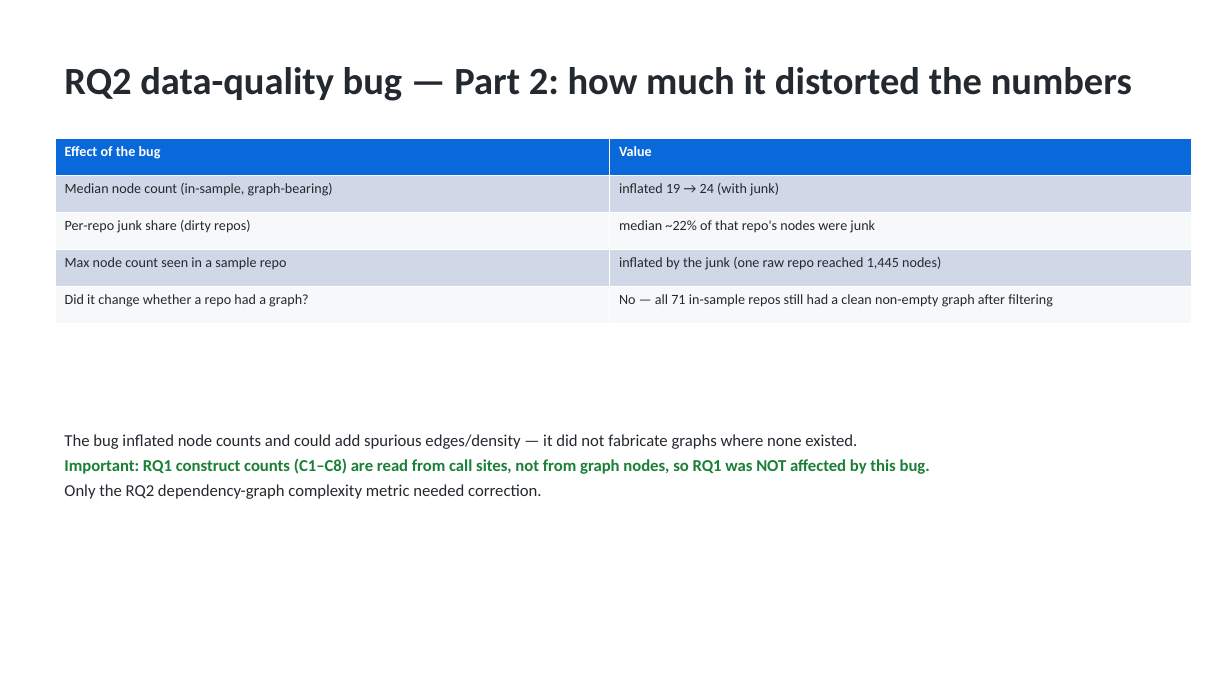
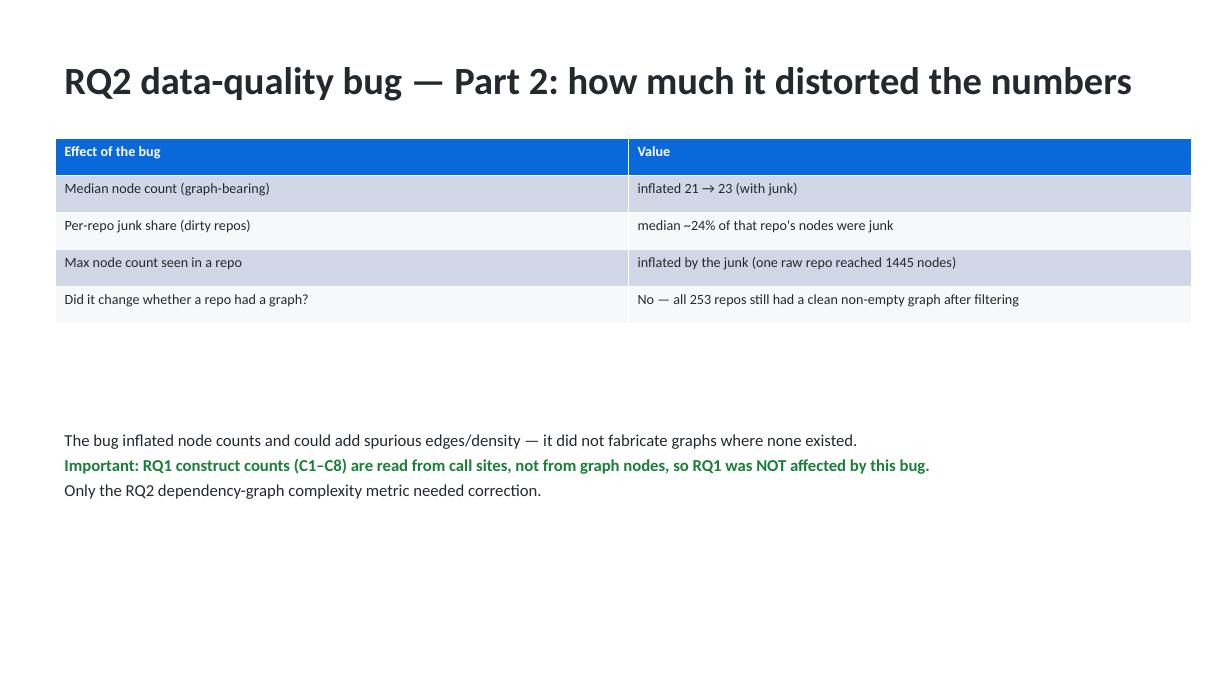
Before and after one commit to codeCrack-01/fastapi-di-empirical-study, a slide deck: slide 16 of analysis/out/fastapi_di_presentation.pptx. Drawn at 1232x693 pixels with LibreOffice and Linux fonts; fonts in the diff are those of the drawing. Boxes give left, top, right and bottom in pixels: in the first picture for what was removed or moved away, otherwise in the second. Text is boxed around its words. In the diff, an @@ line names an element or a change of style, - is before the commit and + after.

Commit message:
Expand RQ1/RQ2 from n=100 sample to full-corpus census (n=351)
aggregate.py gains --scope all and reads accepted repos from the manifest;
the deck computes multiplicity/pairings/graph/junk stats from the reports
and CSVs instead of hardcoding n=100. Regenerate analysis/out/* at the
census and update docs (result_draft, presentation_plan) to the 351-repo
figures with the seed-42 sample retained only as a documented pilot/audit.

```diff
--- a/analysis/out/fastapi_di_presentation.pptx
+++ b/analysis/out/fastapi_di_presentation.pptx
@@ table at <box>55,139,1192,323</box> @@
-row 2, column 1: Median node count (in-sample, graph-bearing)
+row 2, column 1: Median node count (graph-bearing)
-row 2, column 2: inflated 19 → 24 (with junk)
+row 2, column 2: inflated 21 → 23 (with junk)
-row 3, column 2: median ~22% of that repo's nodes were junk
+row 3, column 2: median ~24% of that repo's nodes were junk
-row 4, column 1: Max node count seen in a sample repo
+row 4, column 1: Max node count seen in a repo
-row 4, column 2: inflated by the junk (one raw repo reached 1,445 nodes)
+row 4, column 2: inflated by the junk (one raw repo reached 1445 nodes)
-row 5, column 2: No — all 71 in-sample repos still had a clean non-empty graph after filtering
+row 5, column 2: No — all 253 repos still had a clean non-empty graph after filtering
```
Also in this commit, not shown: 8 other slides changed, 10 other files.
